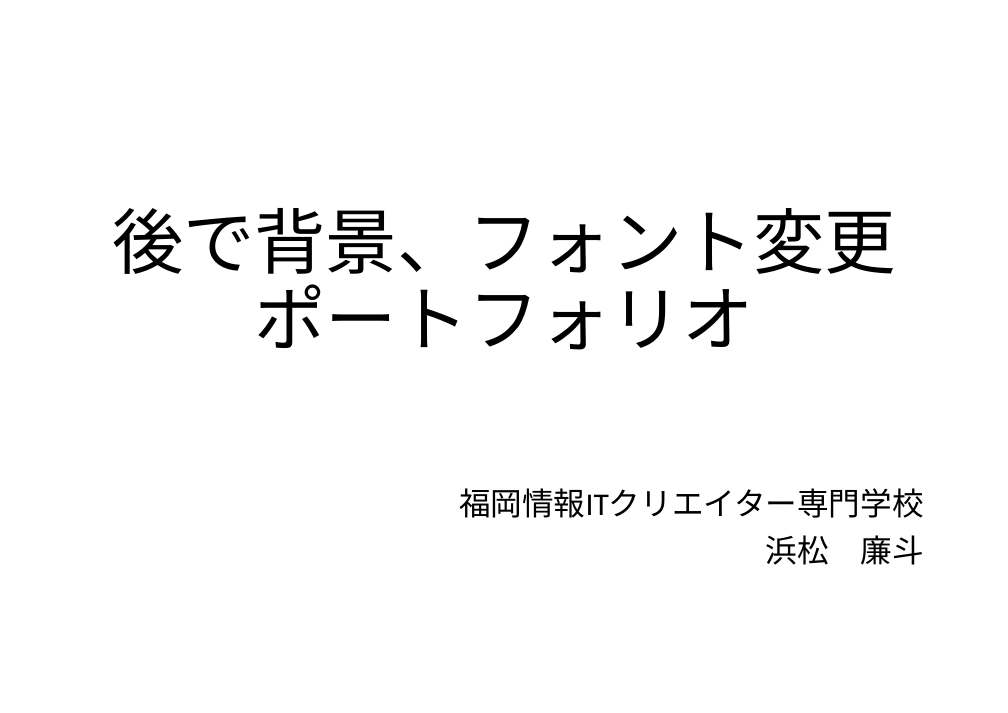
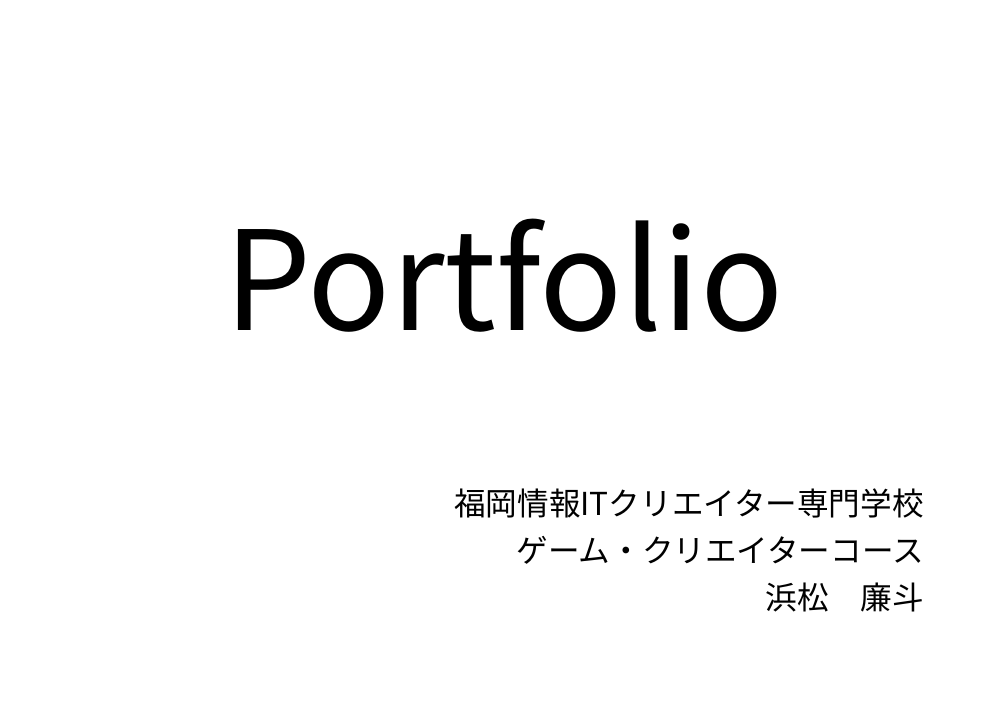
Before and after one commit to Hmmtrnt/Protfolio, a slide deck: slide 1 of ポートフォリオ.pptx. Drawn at 1008x713 pixels with LibreOffice and Linux fonts; fonts in the diff are those of the drawing. Boxes give left, top, right and bottom in pixels: in the first picture for what was removed or moved away, otherwise in the second. Text is boxed around its words. In the diff, an @@ line names an element or a change of style, - is before the commit and + after.

Commit message:
ポートフォリオ更新

```diff
--- a/ポートフォリオ.pptx
+++ b/ポートフォリオ.pptx
@@ title at (224,218,783,332): text changed; size 59.5 to 115 pt; font Calibri to Noto Sans CJK JP @@
-後で背景、フォント変更
-ポートフォリオ
+Portfolio
@@ subtitle at (454,488,924,612): font Calibri to Noto Sans CJK JP in "福岡情報ITクリエイター専門学校", "浜松 廉斗" @@
@@ subtitle at (517,536,924,564): paragraph added @@
+ゲーム・クリエイターコース
```
Also in this commit, not shown: 4 other slides changed, 7 slides added, 7 slides removed, 1 other file.
